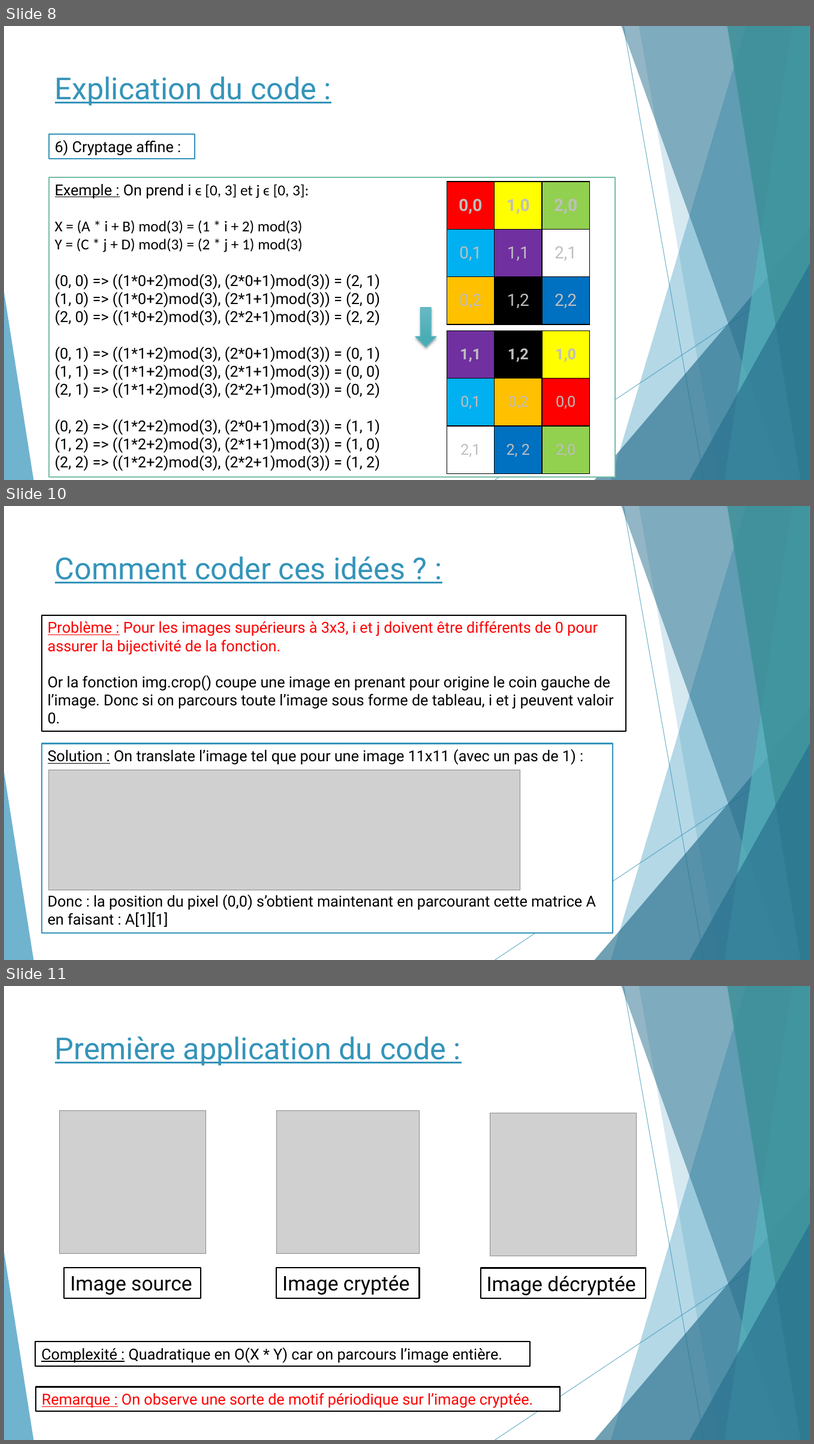
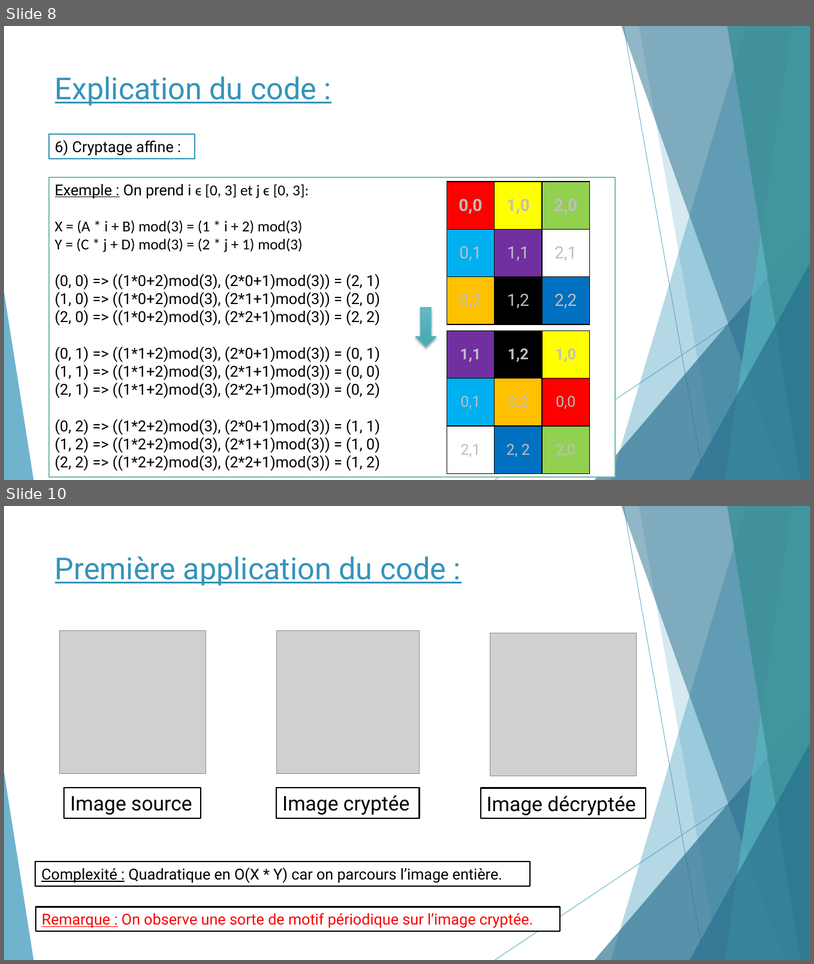
Before and after one commit to romainpasquier/Cryptage-Decryptage-d-images, a slide deck: TIPE/Dossier/TIPE Power point.pptx. Shown one above the other, each under a label of ours: slides 8, 10 and 11 before the commit, slides 8 and 10 after it; the slides between them are not shown. The pictures are 814x1444 and 814x964 pixels, drawn with LibreOffice and Linux fonts; fonts in the diff are those of the drawing; grey boxes stand for pictures. Boxes give left, top, right and bottom in pixels: in the first picture for what was removed or moved away, otherwise in the second. Text is boxed around its words. In the diff, an @@ line names an element or a change of style, - is before the commit and + after.

```diff
--- a/TIPE/Dossier/TIPE Power point.pptx
+++ b/TIPE/Dossier/TIPE Power point.pptx
@@ slide 10 removed at [4, 506, 810, 960], background #FFFFFF; not listed: 10 template elements that a slide beside it also shows @@
@@ title removed at [55, 556, 405, 583] @@
-Comment coder ces idées ? :
@@ rectangle removed at [42, 615, 626, 731] @@
-Problème : Pour les images supérieurs à 3x3, i et j doivent être différents de 0 pour assurer la bijectivité de la fonction.
-Or la fonction img.crop() coupe une image en prenant pour origine le coin gauche de l’image. Donc si on parcours toute l’image sous forme de tableau, i et j peuvent valoir 0.
@@ rectangle removed at [42, 743, 613, 933] @@
-Solution : On translate l’image tel que pour une image 11x11 (avec un pas de 1) :
-Donc : la position du pixel (0,0) s’obtient maintenant en parcourant cette matrice A en faisant : A[1][1]
@@ picture removed at [49, 770, 521, 890] @@
@@ what was slide 11 is now slide 10 @@
```
Also in this commit, not shown: 6 slides changed, 1 slide added, 2 other slides removed.
